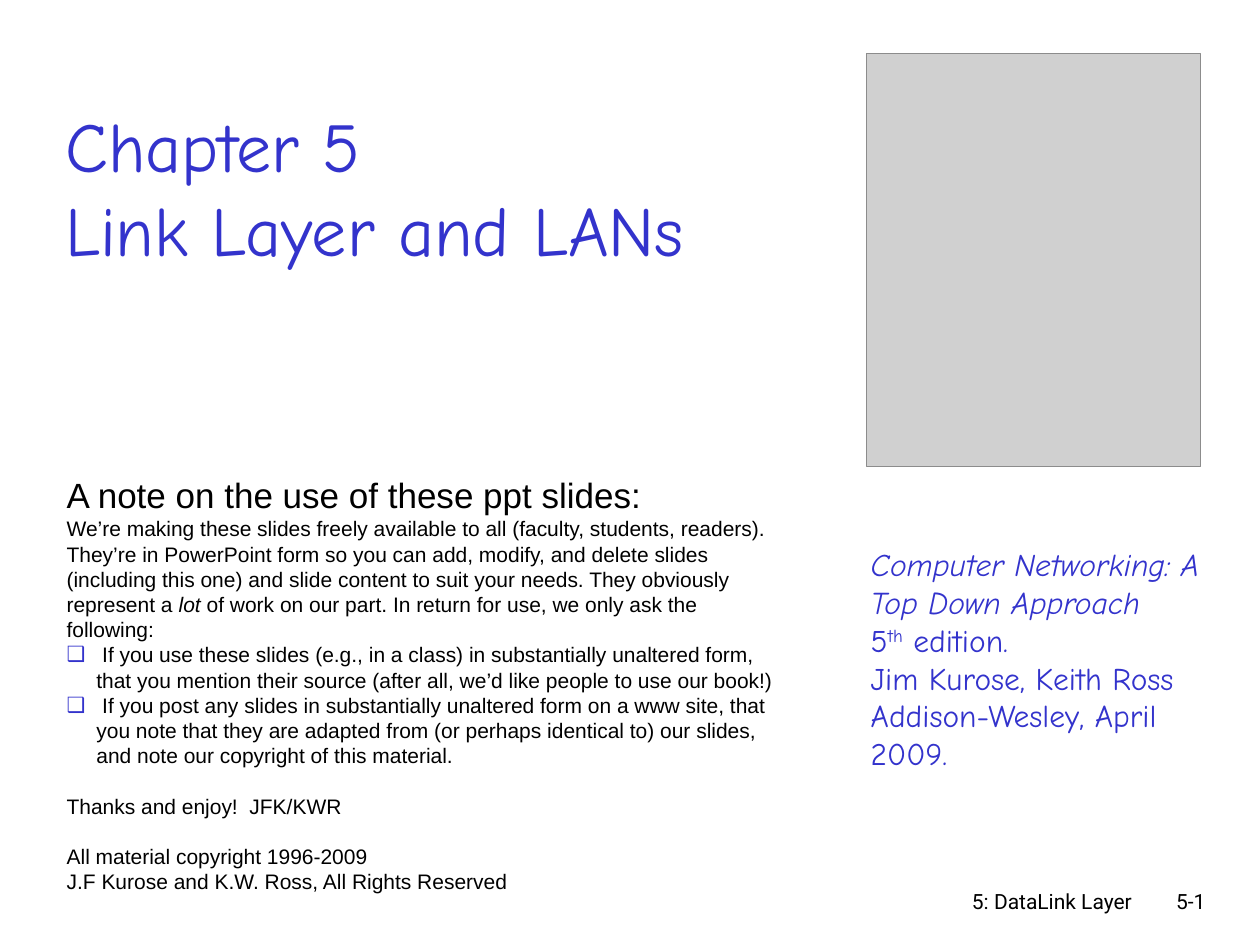
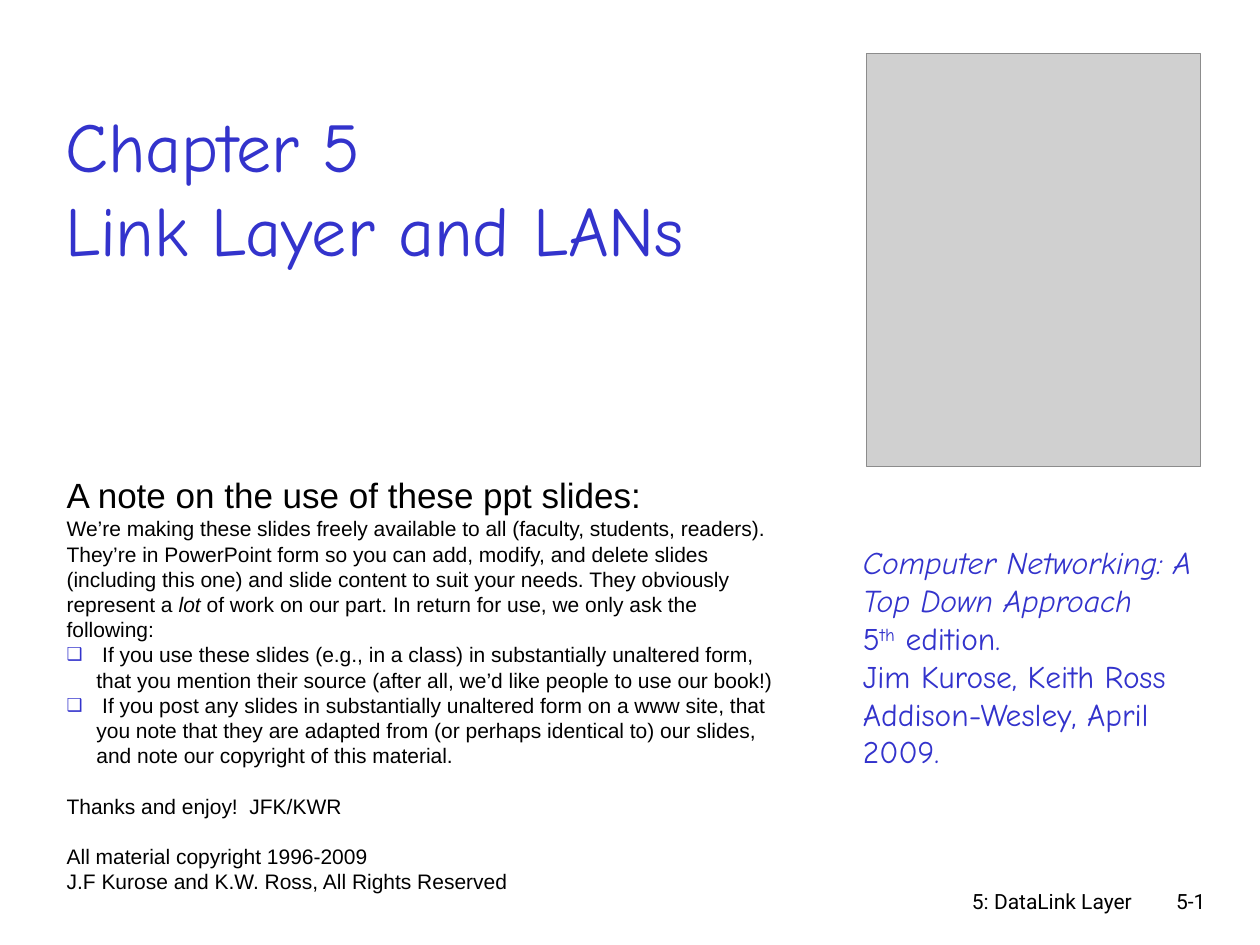
Before and after one commit to Naathan404/IT005.Q112-Introduction-to-Computer-Network-UIT, a slide deck: slide 1 of Chương 5 Tầng Liên kết và Mạng cục bộ.ppt. Drawn at 1260x945 pixels with LibreOffice and Linux fonts; fonts in the diff are those of the drawing; grey boxes stand for pictures. Boxes give left, top, right and bottom in pixels: in the first picture for what was removed or moved away, otherwise in the second. Text is boxed around its words. In the diff, an @@ line names an element or a change of style, - is before the commit and + after.

```diff
--- a/Chương 5 Tầng Liên kết và Mạng cục bộ.ppt
+++ b/Chương 5 Tầng Liên kết và Mạng cục bộ.ppt
@@ text "Computer Networking: A Top Down ...": place and size @@
-text "Computer Networking: A Top Down ..." at box(871, 554, 1199, 765)
+text "Computer Networking: A Top Down ..." at box(863, 552, 1191, 763)
```
Also in this commit, not shown: 14 other slides changed, 9 other files.
